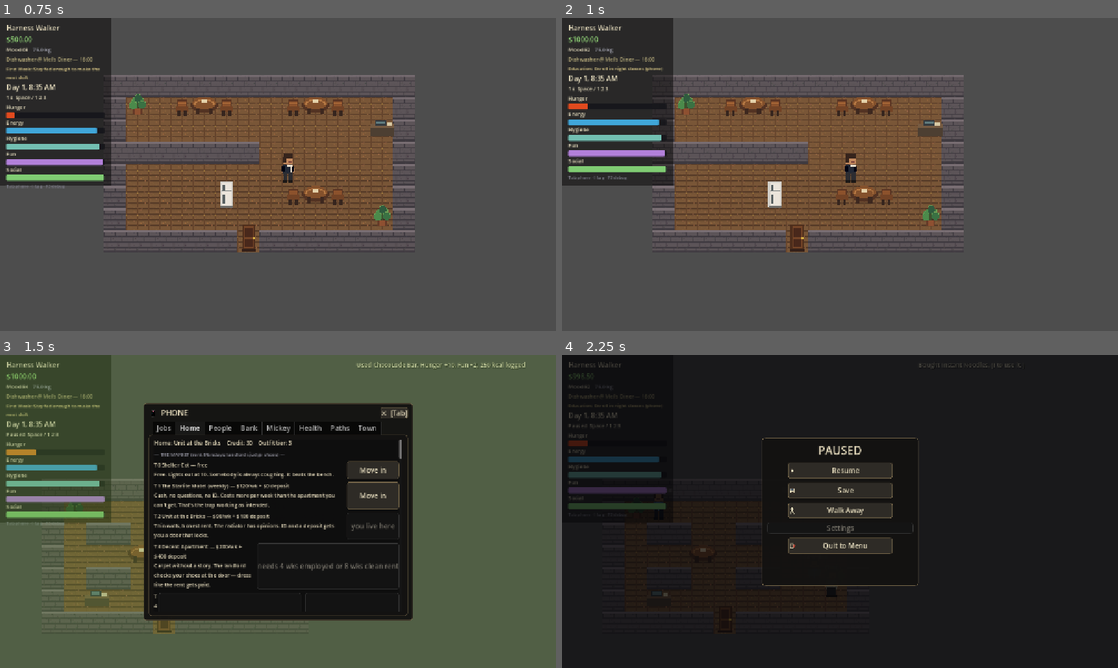
Above: before the commit, frames 1-4 (two rows, left to right).
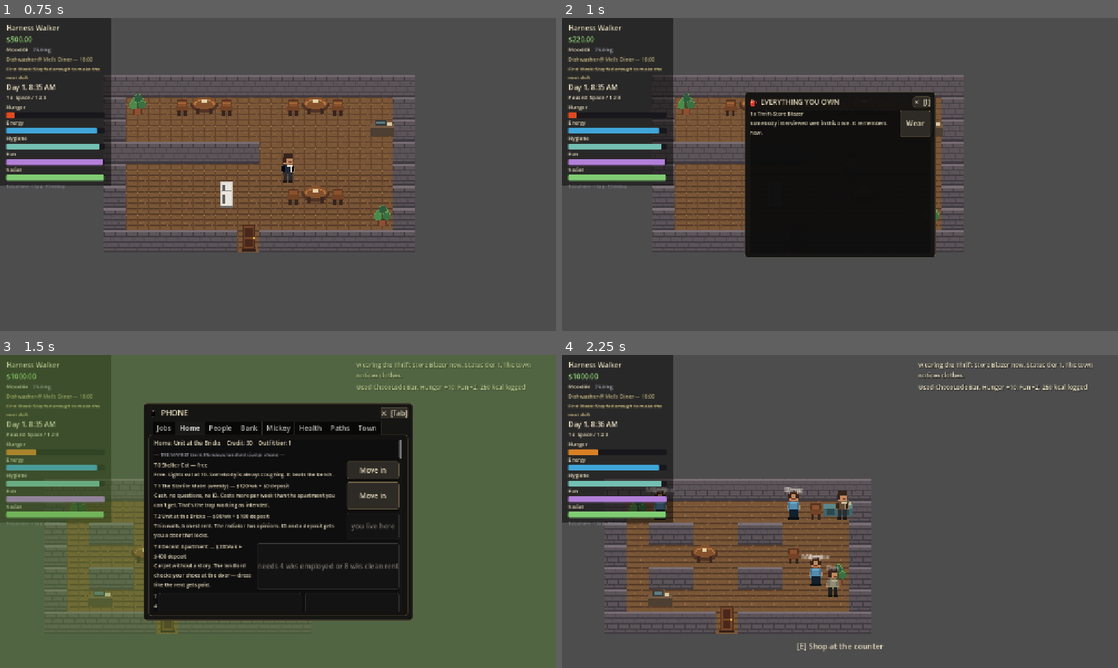
Above: after the commit, the same moments.

Repository: redstonejh/rags
Game: Godot game, scene res://scenes/dev/PlaytestDriver.tscn
Same seed, same stepped clock (60 frames per second), same inputs: the game is played once before the commit and once after it. This scene is started directly instead of the project's main scene.
Inputs (mouse positions are in pixels of both pictures, inside the frame that each line leads up to):
- Up to frame 1 (0.75 s): move the mouse to (400, 158) at 0.52 s; hold D (move_right) from 0.53 s (still down); hold Tab (phone) from 0.53 s (still down); click (400, 158) at 0.67 s
- Up to frame 2 (1 s): keep holding D (move_right); keep holding Tab (phone)
- Up to frame 3 (1.5 s): release D (move_right) at 1.25 s; release Tab (phone) at 1.25 s; drag from (166, 527) to (100, 599) at 1.27 s
- Up to frame 4 (2.25 s): move the mouse to (895, 442) at 2.02 s; hold D (move_right) from 2.03 s (still down); hold Tab (phone) from 2.03 s (still down)

Frame 1 is identical in both runs. In frame 2, 22% of the frame differs, in the area x 1-68%, y 5-77%; in frame 3, 0.9%; in frame 4, 98%, in the area x 0-100%, y 0-100%.

Commit message:
Refresh phone status after wearing clothing

Diff:
--- a/scripts/dev/playtest_driver.gd
+++ b/scripts/dev/playtest_driver.gd
@@ -241,6 +241,29 @@
 	_check(not sheet.furniture.is_empty(), "Home furniture purchase delivers an item")
 	_check(int(furniture_events.path) > 0,
 			"Home furniture purchase refreshes comfort-dependent status")
+	sheet.flags.erase("outfit")
+	sheet.inventory = _without_clothing(sheet.inventory)
+	if "thrift_blazer" not in sheet.inventory:
+		sheet.inventory.append("thrift_blazer")
+	phone.call("open_tab", "Home")
+	await _ui_frames(2)
+	home_content = _find_named_descendant(phone, "HomeContent")
+	_check(home_content != null and _descendant_text_contains(home_content, "Outfit tier: 0"),
+			"Home tab shows current outfit tier before changing clothes")
+	var inventory: CanvasLayer = _main.get_node("Inventory")
+	inventory._unhandled_input(_action("inventory"))
+	await _ui_frames(2)
+	var wear := _find_button_with_text(inventory, "Wear")
+	_check(wear != null and not wear.disabled, "Inventory exposes clothing Wear action")
+	if wear != null:
+		wear.pressed.emit()
+	await _ui_frames(4)
+	if inventory.visible:
+		inventory._unhandled_input(_action("inventory"))
+	await _ui_frames(4)
+	home_content = _find_named_descendant(phone, "HomeContent")
+	_check(home_content != null and _descendant_text_contains(home_content, "Outfit tier: 1"),
+			"Phone Home tab refreshes status after wearing clothing")
 
 
 func _verify_date_scene_ui() -> void:
@@ -528,6 +551,15 @@
 	return kept
 
 
+func _without_clothing(inventory: Array) -> Array:
+	var kept: Array = []
+	for item_id in inventory:
+		var item := ContentDB.get_item(str(item_id))
+		if item == null or "clothing" not in item.tags:
+			kept.append(item_id)
+	return kept
+
+
 func _verify_social_playthrough() -> void:
 	var npcs: Array = WorldState.npcs.values()
 	if npcs.size() < 5:
--- a/scripts/ui/inventory.gd
+++ b/scripts/ui/inventory.gd
@@ -173,6 +173,7 @@
 	var sheet: CharacterSheet = WorldState.player_sheet
 	sheet.flags["outfit"] = item_id
 	var item := ContentDB.get_item(item_id)
+	EventBus.path_updated.emit()
 	EventBus.toast.emit("Wearing the %s now. Status tier %d. The town notices clothes." % [
 			item.display_name if item else item_id, sheet.outfit_tier()])
 	_refresh()
--- a/scripts/ui/phone.gd
+++ b/scripts/ui/phone.gd
@@ -28,7 +28,7 @@
 			call_deferred("_refresh_current_tab"))
 	EventBus.path_updated.connect(func() -> void:
 		if visible:
-			_refresh_paths())
+			call_deferred("_refresh_current_tab"))
 
 
 func _unhandled_input(event: InputEvent) -> void:
Not shown, changed: docs/PROGRESS.md
